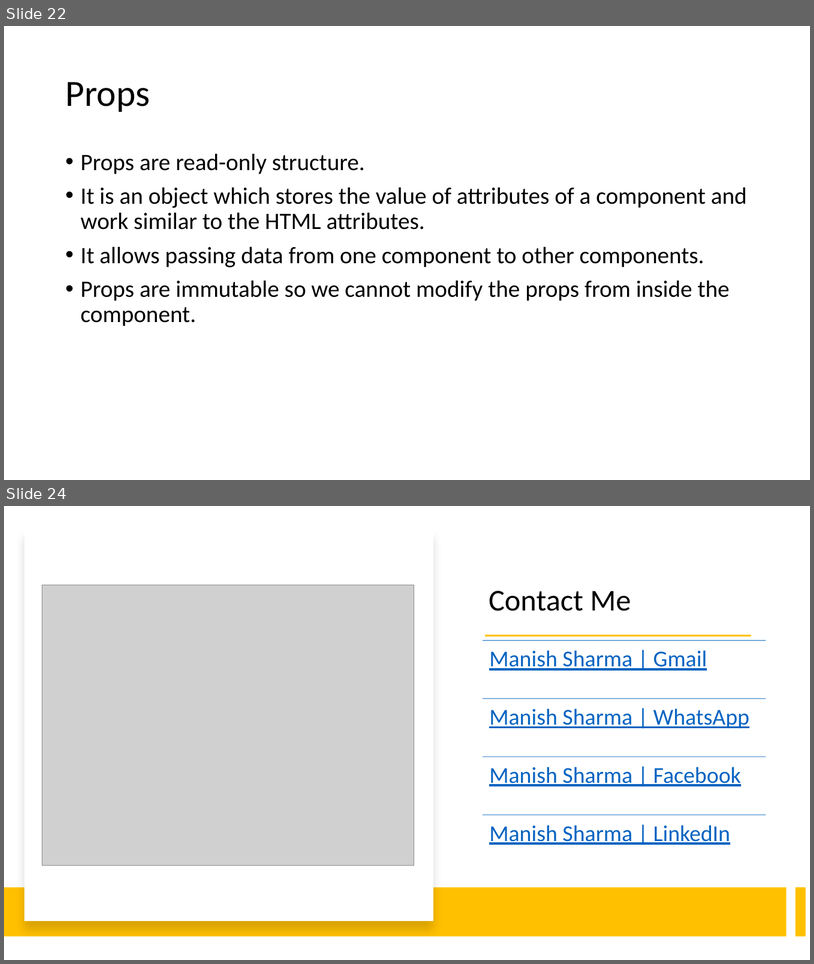
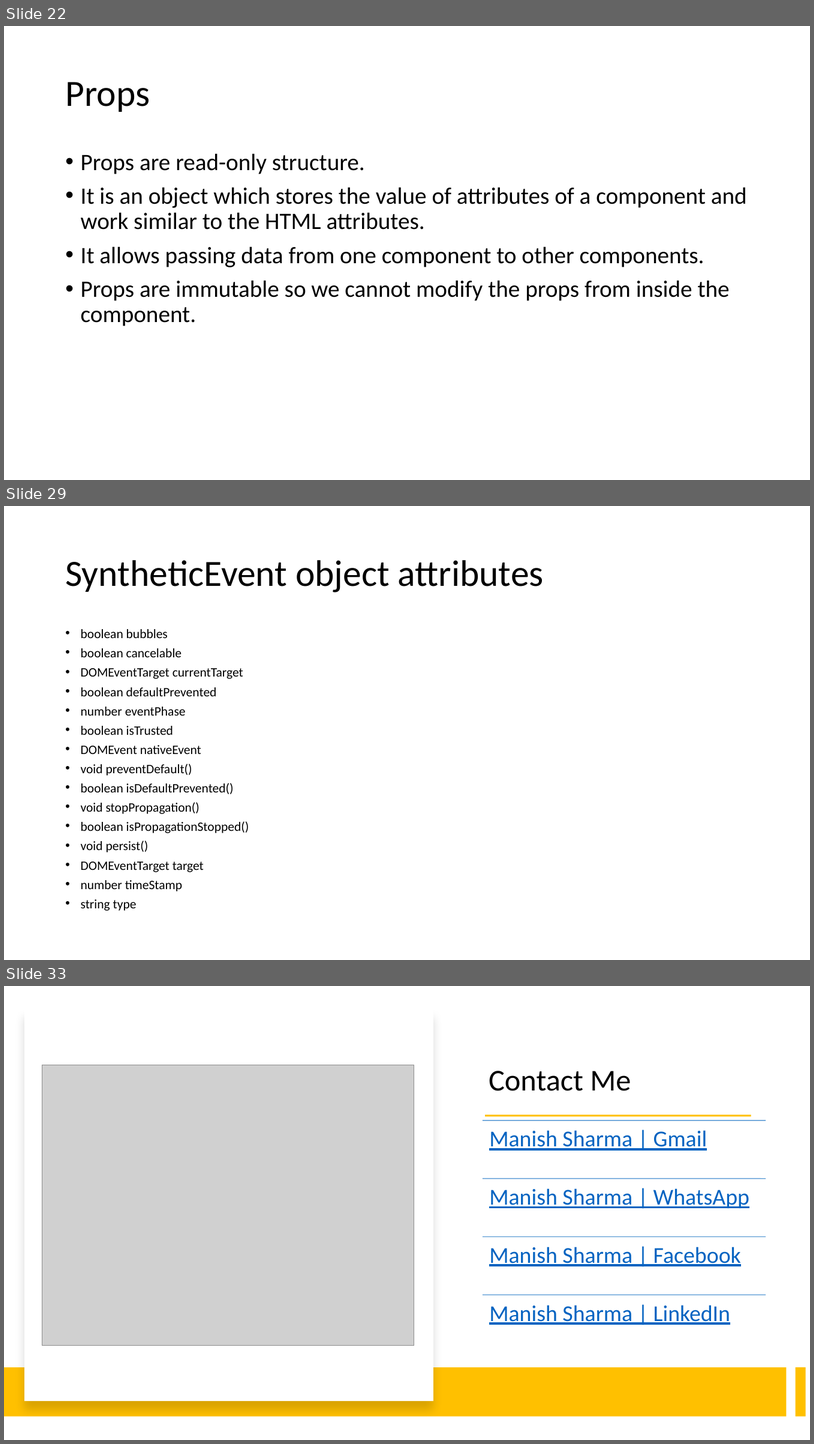
Before and after one commit to rath321/react-training-aug, a slide deck: Notes/React.pptx. Shown one above the other, each under a label of ours: slides 22 and 24 before the commit, slides 22, 29 and 33 after it; the slides between them are not shown. The pictures are 814x964 and 814x1444 pixels, drawn with LibreOffice and Linux fonts; fonts in the diff are those of the drawing; grey boxes stand for pictures. Boxes give left, top, right and bottom in pixels: in the first picture for what was removed or moved away, otherwise in the second. Text is boxed around its words. In the diff, an @@ line names an element or a change of style, - is before the commit and + after.

```diff
--- a/Notes/React.pptx
+++ b/Notes/React.pptx
@@ slide 29 added at bbox=[4, 506, 810, 960], background #FFFFFF @@
@@ title added at bbox=[65, 560, 544, 592], 44 pt, text #000000 @@
+SyntheticEvent object attributes
@@ text added at bbox=[81, 629, 249, 910], 15.4 pt, text #000000 @@
+• boolean bubbles
+• boolean cancelable
+• DOMEventTarget currentTarget
+• boolean defaultPrevented
+• number eventPhase
+• boolean isTrusted
+• DOMEvent nativeEvent
+• void preventDefault()
+• boolean isDefaultPrevented()
+• void stopPropagation()
+• boolean isPropagationStopped()
+• void persist()
+• DOMEventTarget target
+• number timeStamp
+• string type
@@ what was slide 24 is now slide 33 @@
```
Also in this commit, not shown: 8 other slides added, 20 other files.
